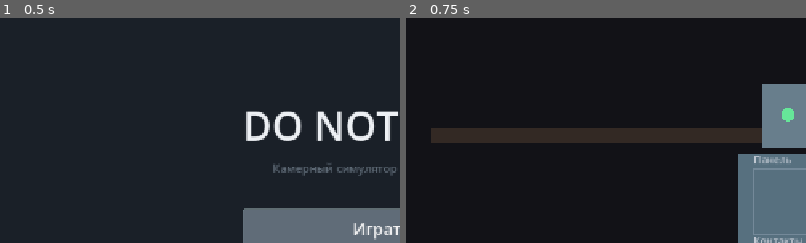
Above: before the commit, frames 1-2 (left to right).
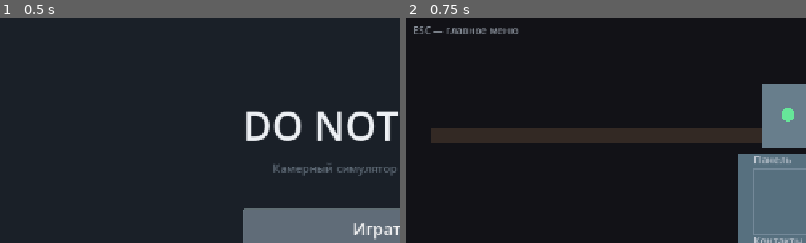
Above: after the commit, the same moments.

Repository: widlily-corp/DoNotWake
Game: Godot game, scene res://scenes/ui/MainMenu.tscn
Two runs of this game, one before a commit and one after it. Both use one fixed random seed, a clock stepped at 60 frames per second and the inputs below.
Inputs:
- Up to frame 1 (0.5 s): no input
- Up to frame 2 (0.75 s): click "Играть" at 0.5 s
The pictures show only the part of the screen within x 2-52%, y 10-60%; the shares and areas given below are measured in that part.

Frame 1 is identical in both runs. In frame 2, 0.5% of the frame differs, in the area x 2-29%, y 3-8%.

Commit message:
Сделал звуки в игру + выход в меню

Diff:
--- /dev/null
+++ b/default_bus_layout.tres
@@ -0,0 +1,3 @@
+[gd_resource type="AudioBusLayout" format=3 uid="uid://cs8syg32i65su"]
+
+[resource]
--- a/scenes/Main.tscn
+++ b/scenes/Main.tscn
@@ -1,6 +1,16 @@
-[gd_scene load_steps=2 format=3]
+[gd_scene load_steps=4 format=3 uid="uid://tfh4wo185dou"]
 
-[ext_resource type="Script" path="res://scripts/main.gd" id="1_main"]
+[ext_resource type="Script" uid="uid://bowm8h3sof3e0" path="res://scripts/main.gd" id="1_main"]
+[ext_resource type="AudioStream" uid="uid://e7javygo35cn" path="res://assets/sounds/mouse click.wav" id="2_click"]
+[ext_resource type="AudioStream" uid="uid://dyasri45wh00j" path="res://assets/sounds/horror-drone.wav" id="3_drone"]
 
-[node name="Main" type="Node2D"]
+[node name="Main" type="Node2D" unique_id=225486349]
 script = ExtResource("1_main")
+
+[node name="SfxClick" type="AudioStreamPlayer" parent="."]
+stream = ExtResource("2_click")
+volume_db = -6.0
+
+[node name="SfxWake" type="AudioStreamPlayer" parent="."]
+stream = ExtResource("3_drone")
+volume_db = -10.0
--- a/scripts/main.gd
+++ b/scripts/main.gd
@@ -2,6 +2,9 @@
 ## Прототип Do Not Wake.
 ## Петля: выбрать инструмент -> применить к зоне робота -> отклик -> изменилась нестабильность.
 ## Все числа баланса лежат в res://data/robot.json (data-driven, без магии в коде).
+
+## Путь к сцене главного меню. Поменяй под свой проект, если файл называется иначе.
+const MAIN_MENU_PATH := "res://scenes/ui/MainMenu.tscn"
 
 var cfg: Dictionary = {}
 var font: Font = ThemeDB.fallback_font
@@ -17,6 +20,8 @@
 var zones: Array = []
 var tools: Array = []
 
+@onready var sfx_click: AudioStreamPlayer = $SfxClick
+@onready var sfx_wake: AudioStreamPlayer = $SfxWake
 
 func _ready() -> void:
 	cfg = _load_config("res://data/robot.json")
@@ -68,6 +73,12 @@
 
 
 func _input(event: InputEvent) -> void:
+	# Esc -> главное меню. Проверяем в самом начале, чтобы работало в любом состоянии.
+	if event is InputEventKey and event.pressed and not event.echo:
+		if (event as InputEventKey).keycode == KEY_ESCAPE:
+			_exit_to_menu()
+			return
+
 	if state == "done" or state == "fail":
 		if event is InputEventMouseButton and event.pressed and event.button_index == MOUSE_BUTTON_LEFT:
 			get_tree().reload_current_scene()
@@ -83,6 +94,20 @@
 		_on_click((event as InputEventMouseButton).position)
 
 
+func _play_click(pitch: float = 1.0) -> void:
+	sfx_click.pitch_scale = pitch
+	sfx_click.play()
+
+
+func _exit_to_menu() -> void:
+	get_tree().paused = false
+	Engine.time_scale = 1.0
+	sfx_wake.stop()
+	var err := get_tree().change_scene_to_file(MAIN_MENU_PATH)
+	if err != OK:
+		push_error("Не удалось открыть главное меню: %s (код %d)" % [MAIN_MENU_PATH, err])
+
+
 func _on_click(pos: Vector2) -> void:
 	if state == "awake":
 		return
@@ -91,6 +116,7 @@
 		if (tool["rect"] as Rect2).has_point(pos):
 			selected_tool = str(tool["id"])
 			message = "Выбрано: " + str(tool["label"])
+			_play_click()
 			return
 
 	for i in zones.size():
@@ -109,10 +135,12 @@
 		zone["done"] = true
 		instability = maxf(instability - _num("success_reward", 5.0), 0.0)
 		message = "Сделано: " + str(zone["label"])
+		_play_click(1.18)
 	else:
 		instability = minf(instability + _num("wrong_tool_penalty", 8.0), 100.0)
 		flash = 0.45
 		message = "Не тот инструмент"
+		_play_click(0.82)
 
 	if _all_done():
 		state = "done"
@@ -133,6 +161,7 @@
 	state = "awake"
 	freeze_left = _num("freeze_seconds", 6.0)
 	message = "Робот просыпается"
+	sfx_wake.play()
 
 
 func _break_freeze() -> void:
@@ -141,6 +170,7 @@
 	flash = 0.5
 	if instability >= 100.0:
 		state = "fail"
+		sfx_wake.stop()
 
 
 func _calm_down() -> void:
@@ -148,6 +178,7 @@
 	instability = _num("calm_after_wake", 45.0)
 	threshold = maxf(threshold - 5.0, 45.0)
 	message = "Робот успокоился. Порог снизился"
+	sfx_wake.stop()
 
 
 func _draw() -> void:
@@ -197,6 +228,9 @@
 	draw_rect(Rect2(240, 42, 300.0 * clampf(instability / 100.0, 0.0, 1.0), 24), Color(0.85, 0.35, 0.25))
 	draw_string(font, Vector2(556, 62), str(int(instability)), HORIZONTAL_ALIGNMENT_LEFT, -1, 20, Color(0.9, 0.9, 0.9))
 
+	# Подсказка про выход в меню
+	draw_string(font, Vector2(40, 100), "ESC — главное меню", HORIZONTAL_ALIGNMENT_LEFT, -1, 16, Color(0.55, 0.58, 0.62))
+
 	if message != "":
 		draw_string(font, Vector2(560, 660), message, HORIZONTAL_ALIGNMENT_LEFT, -1, 20, Color(0.85, 0.85, 0.88))
 
Not shown, added: assets/sounds/horror-drone.wav.import
Not shown, added: assets/sounds/mouse click.wav.import
Not shown, added: assets/sounds/horror-drone.wav
Not shown, added: assets/sounds/mouse click.wav
Not shown, changed: docs/sources.md
